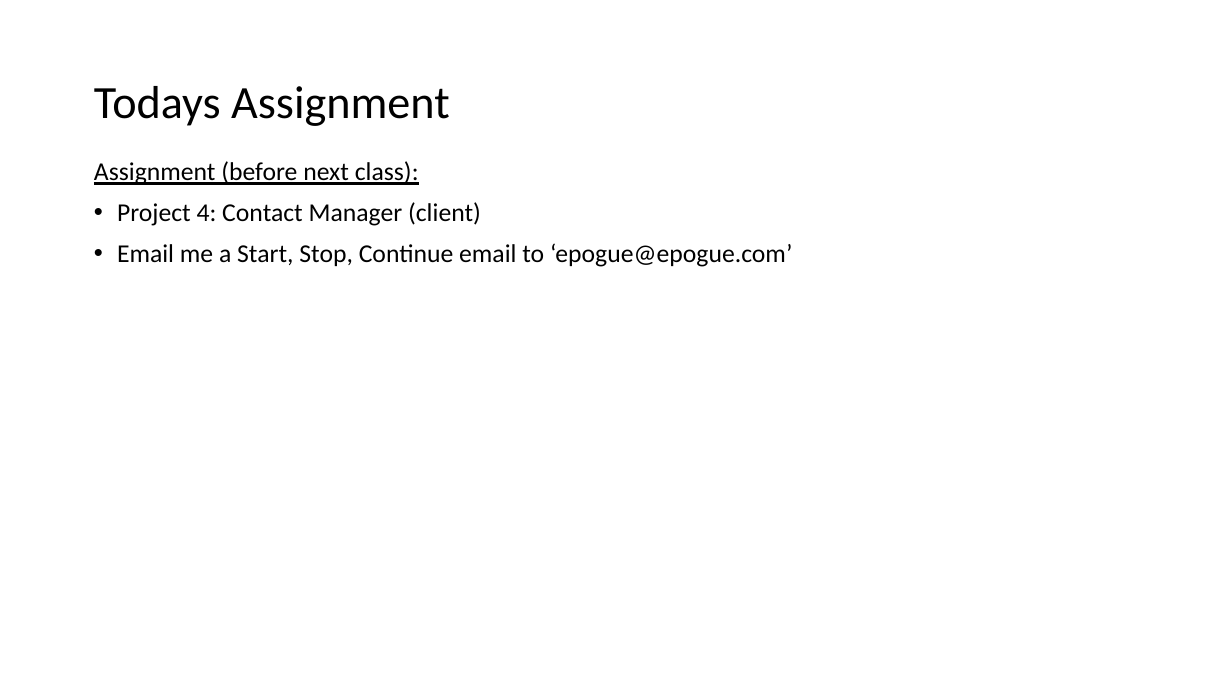
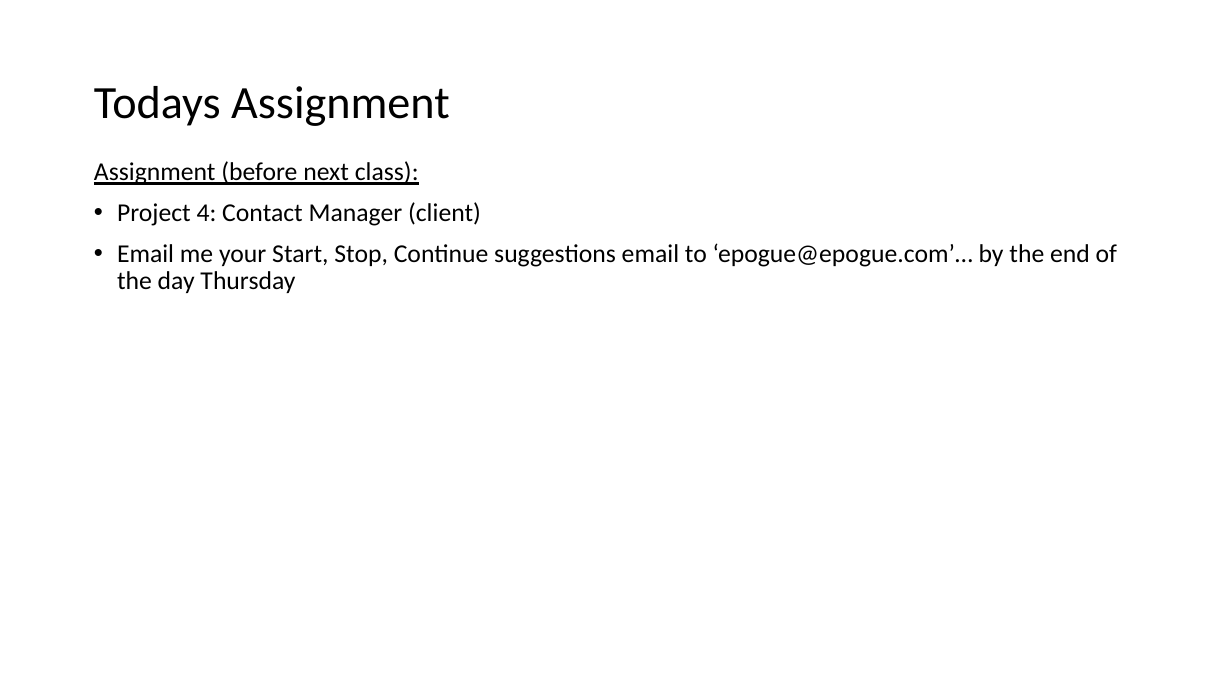
Before and after one commit to EricJPogue/www-epogue-info, a slide deck: slide 4 of CPSC-24700/Presentations/session-29.pptx. Drawn at 1232x693 pixels with LibreOffice and Linux fonts; fonts in the diff are those of the drawing. Boxes give left, top, right and bottom in pixels: in the first picture for what was removed or moved away, otherwise in the second. Text is boxed around its words. In the diff, an @@ line names an element or a change of style, - is before the commit and + after.

```diff
--- a/CPSC-24700/Presentations/session-29.pptx
+++ b/CPSC-24700/Presentations/session-29.pptx
@@ text at <box>117,243,1117,293</box>: text changed @@
-• Email me a Start, Stop, Continue email to ‘epogue@epogue.com’
+• Email me your Start, Stop, Continue suggestions email to ‘epogue@epogue.com’… by the end of the day Thursday
```
Also in this commit, not shown: 3 other slides changed, 3 other files.
